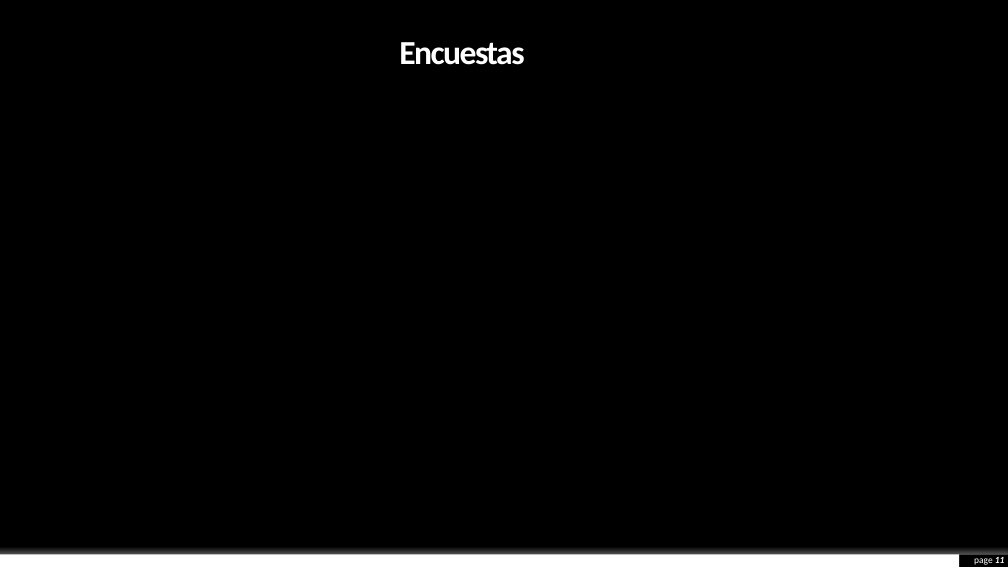
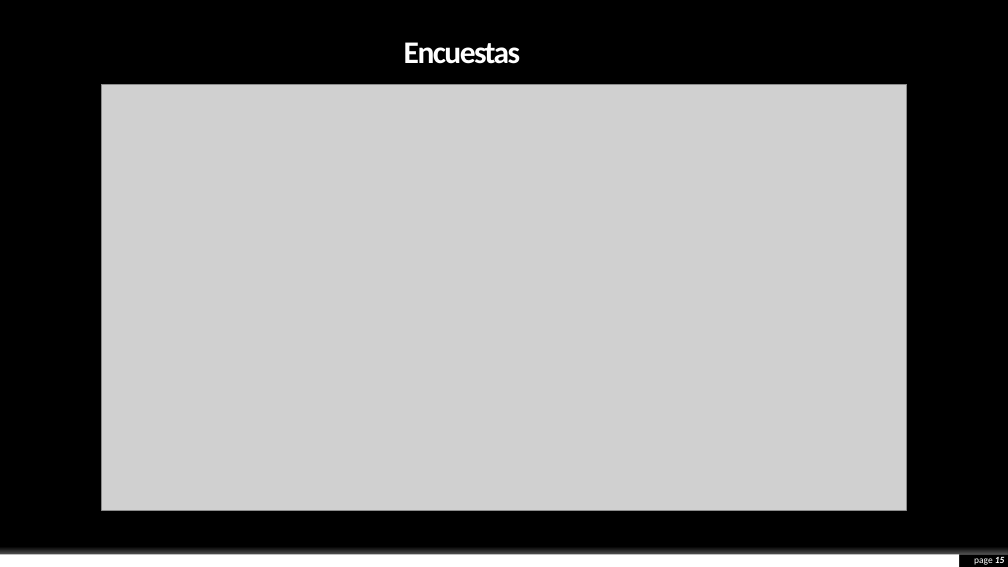
Before and after one commit to KevinHern/ingsoft, a slide deck: slide 15 of Docs/Presentacion_Final/final.pptx (slide 11 before the commit). Drawn at 1008x567 pixels with LibreOffice and Linux fonts; fonts in the diff are those of the drawing; grey boxes stand for pictures; background and template pictures are left out. Boxes give left, top, right and bottom in pixels: in the first picture for what was removed or moved away, otherwise in the second. Text is boxed around its words. In the diff, an @@ line names an element or a change of style, - is before the commit and + after.

```diff
--- a/Docs/Presentacion_Final/final.pptx
+++ b/Docs/Presentacion_Final/final.pptx
@@ title "Encuestas" at [404, 42, 520, 64]: size 32 to 30 pt @@
@@ picture added at [101, 84, 907, 510] @@
```
Also in this commit, not shown: 8 other slides changed, 20 slides added, 2 slides removed.
